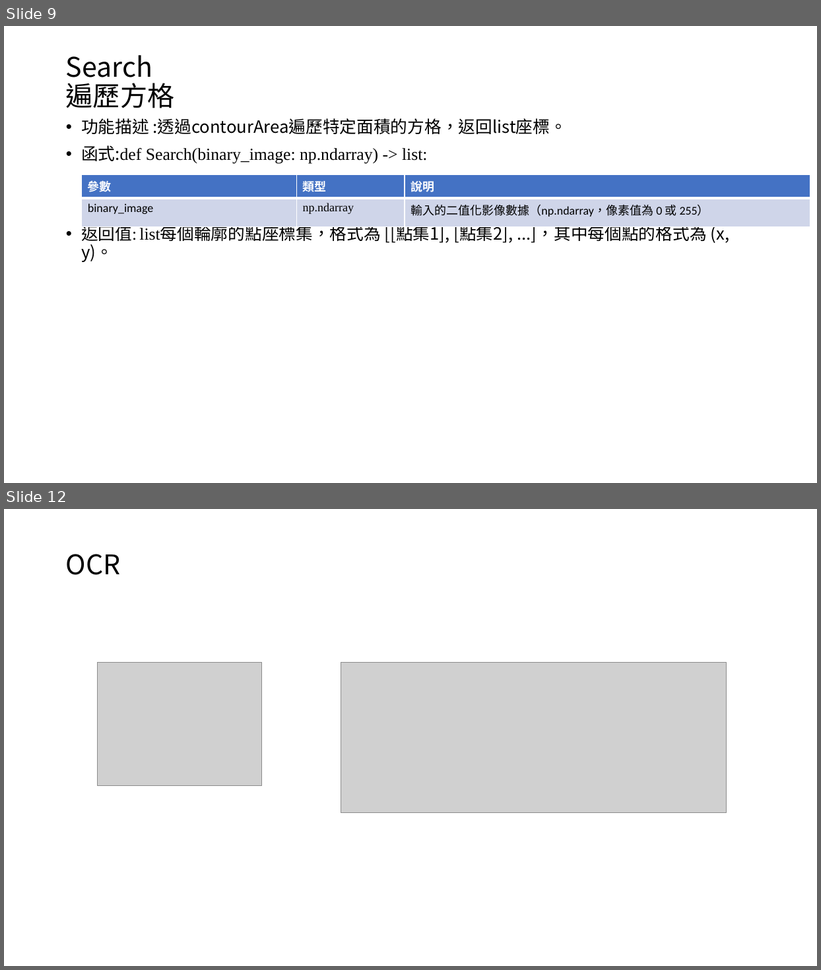
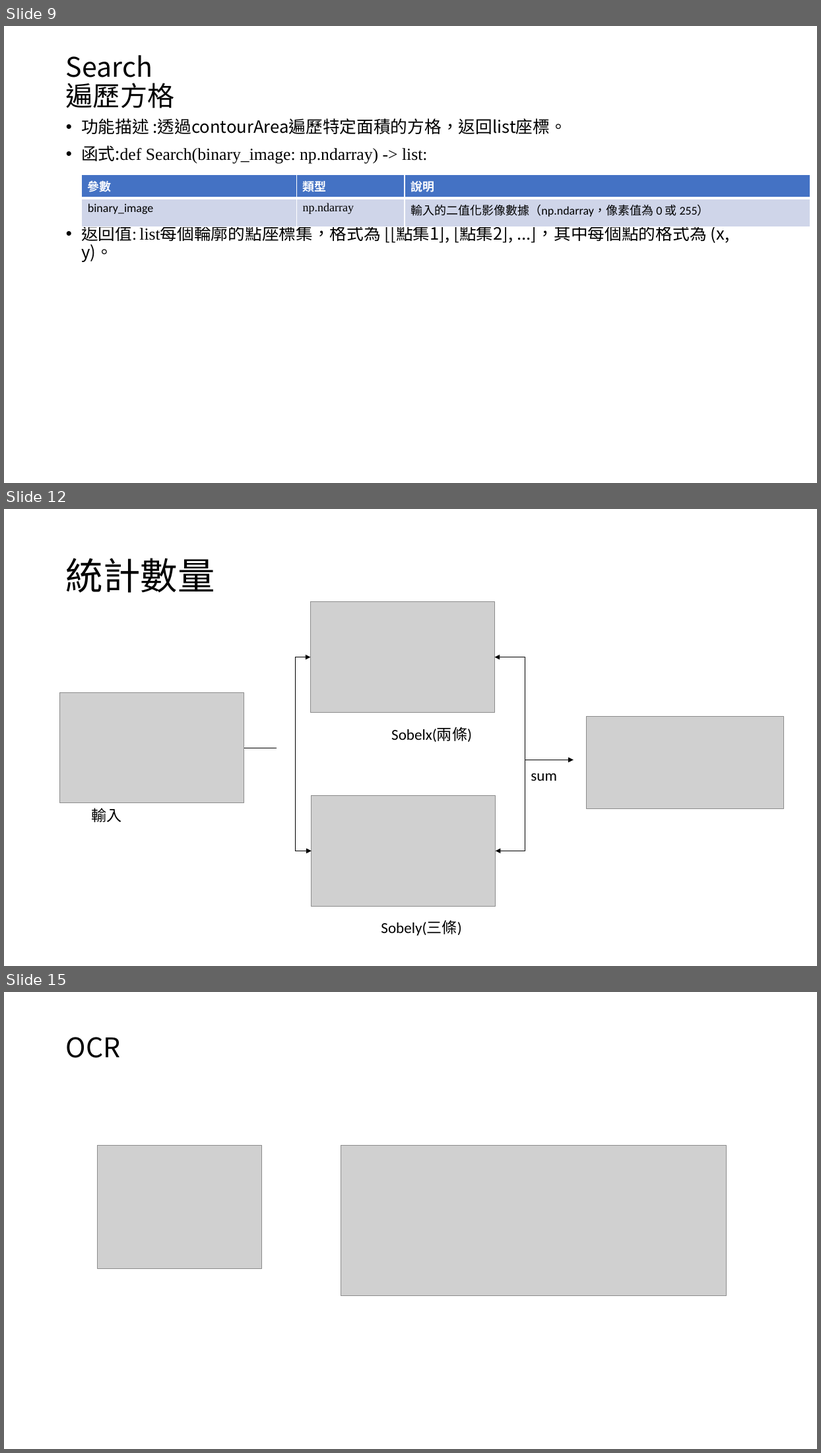
Before and after one commit to austin9328/Embedded_system, a slide deck: final_project/影像辨識 final_project.pptx. Shown one above the other, each under a label of ours: slides 9 and 12 before the commit, slides 9, 12 and 15 after it; the slides between them are not shown. The pictures are 821x970 and 821x1453 pixels, drawn with LibreOffice and Linux fonts; fonts in the diff are those of the drawing; grey boxes stand for pictures. Boxes give left, top, right and bottom in pixels: in the first picture for what was removed or moved away, otherwise in the second. Text is boxed around its words. In the diff, an @@ line names an element or a change of style, - is before the commit and + after.

```diff
--- a/final_project/影像辨識 final_project.pptx
+++ b/final_project/影像辨識 final_project.pptx
@@ slide 12 added at <box>4,509,817,966</box>, background #FFFFFF @@
@@ title added at <box>66,558,215,593</box>, 44 pt, text #000000 @@
+統計數量
@@ picture added at <box>311,601,495,712</box> @@
@@ elbow double arrow added from (311, 657) to (312, 851), #000000 0.5 pt @@
@@ elbow double arrow added from (495, 657) to (496, 851), #000000 0.5 pt @@
@@ picture added at <box>60,692,244,803</box> @@
@@ picture added at <box>587,716,784,809</box> @@
@@ text added at <box>391,727,472,742</box>, 18 pt, text #000000 @@
+Sobelx(兩條)
@@ line added from (244, 748) to (277, 748), #000000 0.5 pt @@
@@ arrow added from (525, 760) to (574, 760), #000000 0.5 pt @@
@@ text added at <box>531,773,557,781</box>, 18 pt, text #000000 @@
+sum
@@ picture added at <box>312,795,496,906</box> @@
@@ text added at <box>92,808,122,823</box>, 18 pt, text #000000 @@
+輸入
@@ text added at <box>381,921,461,936</box>, 18 pt, text #000000 @@
+Sobely(三條)
@@ what was slide 12 is now slide 15 @@
```
Also in this commit, not shown: 4 slides changed, 5 other slides added, 3 slides removed, 29 other files.
